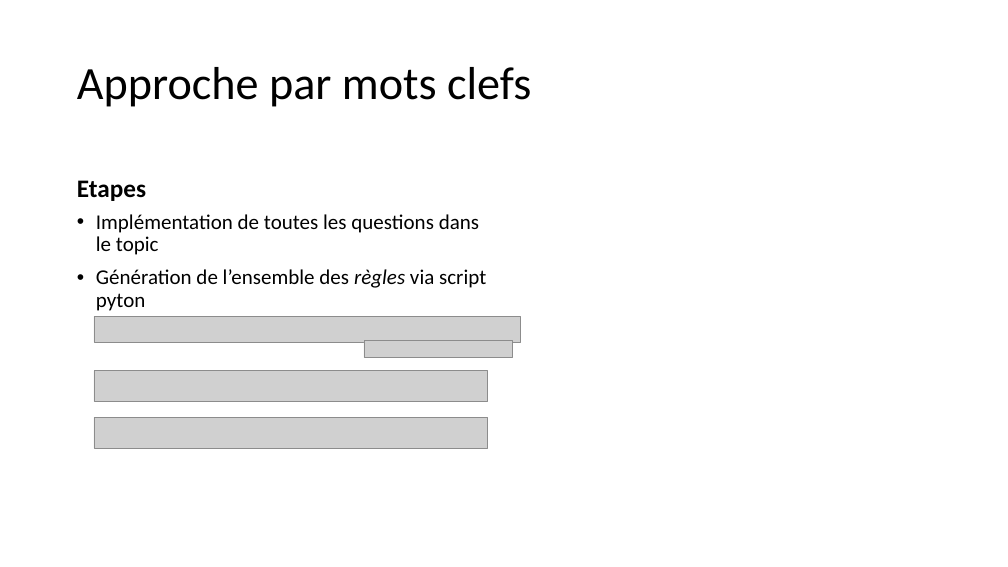
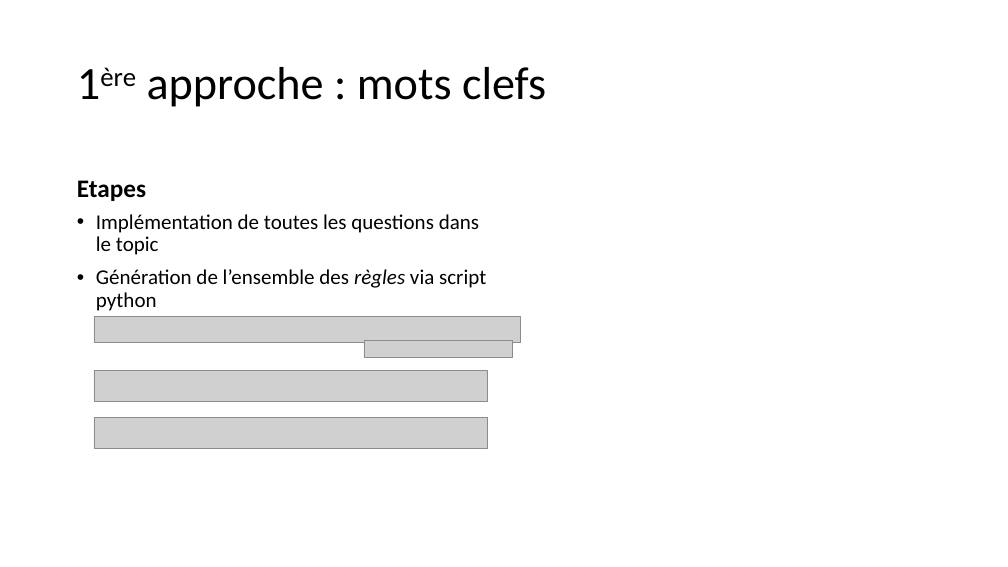
Before and after one commit to PorteAntoine/IHM_PEPPER_CPE2017, a slide deck: slide 10 of Rapport/Diapo_ihm_pepper.pptx. Drawn at 1008x567 pixels with LibreOffice and Linux fonts; fonts in the diff are those of the drawing; grey boxes stand for pictures; background and template pictures are left out. Boxes give left, top, right and bottom in pixels: in the first picture for what was removed or moved away, otherwise in the second. Text is boxed around its words. In the diff, an @@ line names an element or a change of style, - is before the commit and + after.

```diff
--- a/Rapport/Diapo_ihm_pepper.pptx
+++ b/Rapport/Diapo_ihm_pepper.pptx
@@ title at bbox=[147, 67, 546, 107]: text changed @@
-Approche par mots clefs
+1ère approche : mots clefs
@@ text at bbox=[96, 269, 486, 311]: text changed @@
-• Génération de l’ensemble des règles via script pyton
+• Génération de l’ensemble des règles via script python
```
Also in this commit, not shown: 23 other slides changed.
